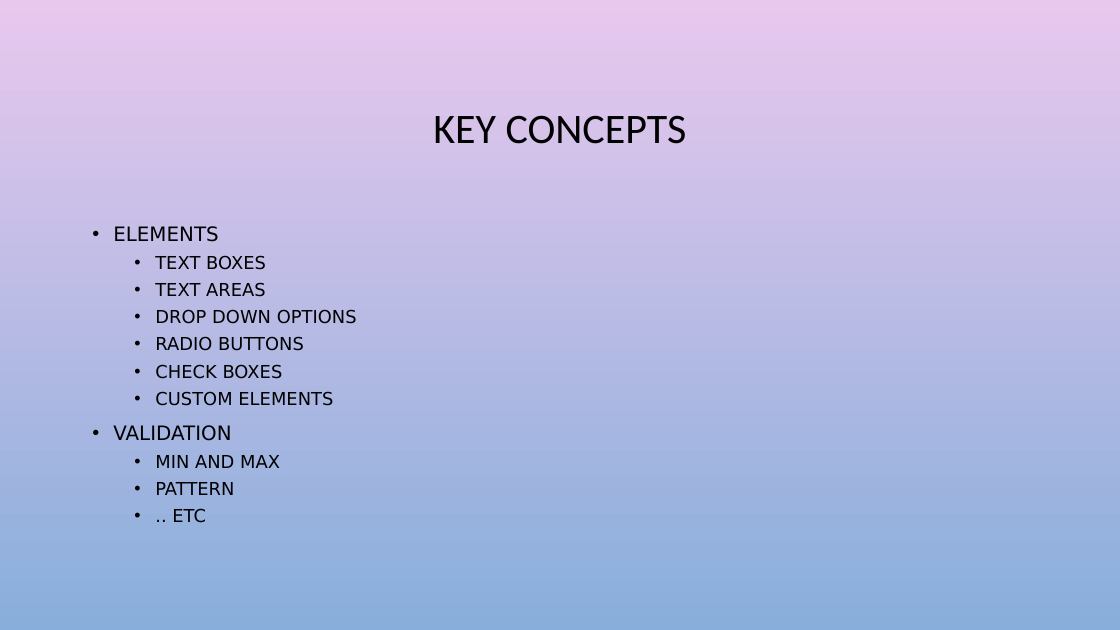
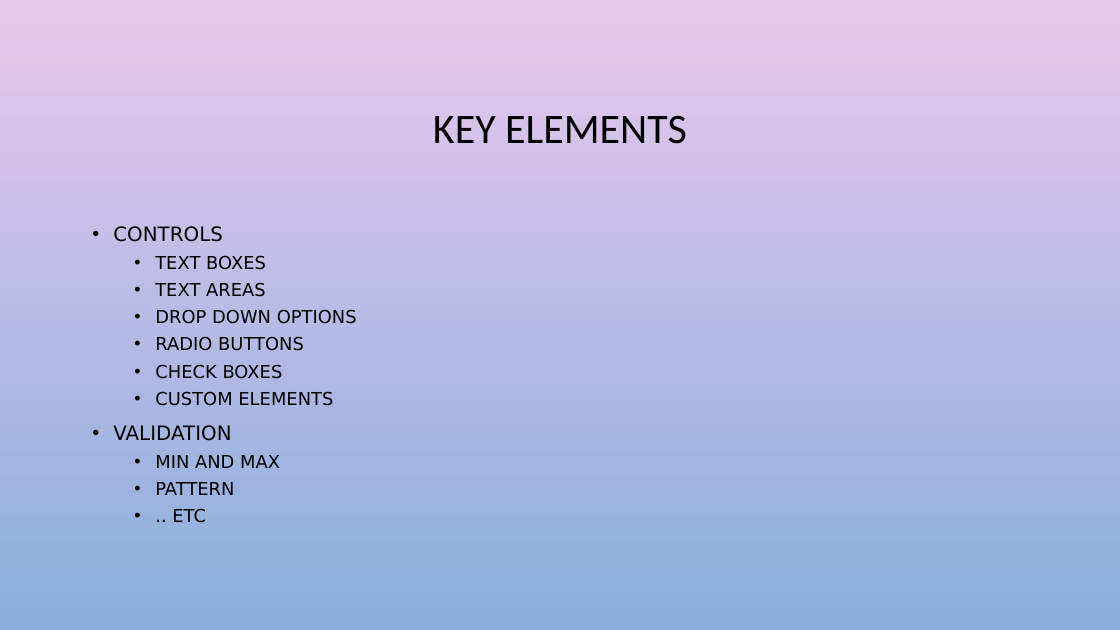
Before and after one commit to harikatakam/angular-forms, a slide deck: slide 3 of Reactive forms.pptx. Drawn at 1120x630 pixels with LibreOffice and Linux fonts; fonts in the diff are those of the drawing; background and template pictures are left out. Boxes give left, top, right and bottom in pixels: in the first picture for what was removed or moved away, otherwise in the second. Text is boxed around its words. In the diff, an @@ line names an element or a change of style, - is before the commit and + after.

Commit message:
updated ppt for custom controls

```diff
--- a/Reactive forms.pptx
+++ b/Reactive forms.pptx
@@ title at [433, 115, 687, 144]: text changed @@
-KEY CONCEPTS
+KEY ELEMENTS
@@ text at [113, 226, 223, 242]: text changed @@
-• ELEMENTS
+• CONTROLS
```
Also in this commit, not shown: 3 other slides changed, 2 slides added.
